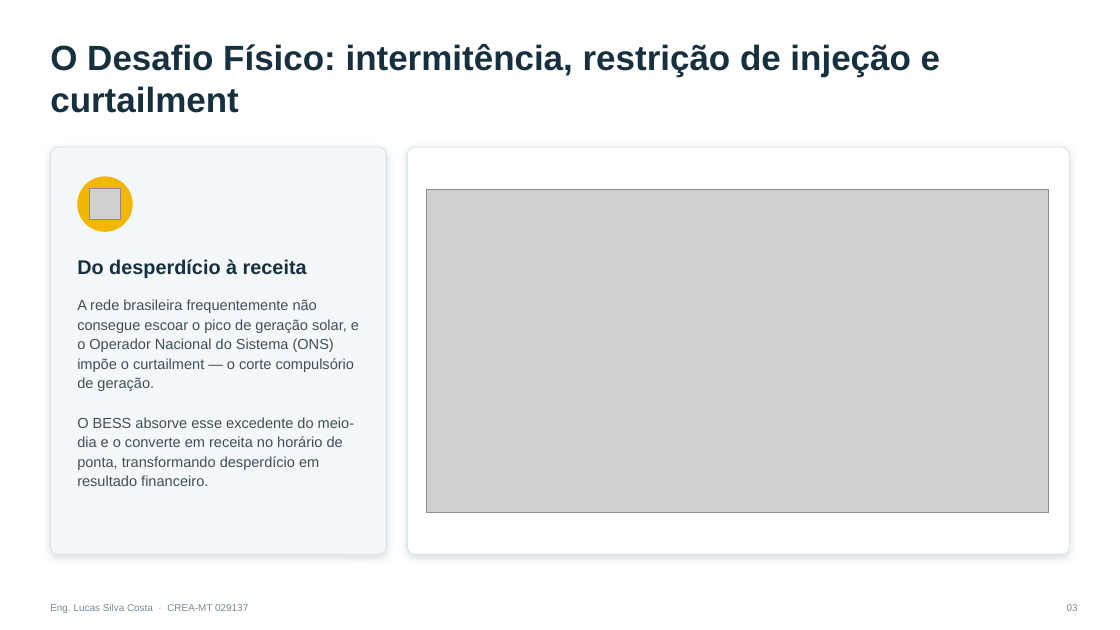
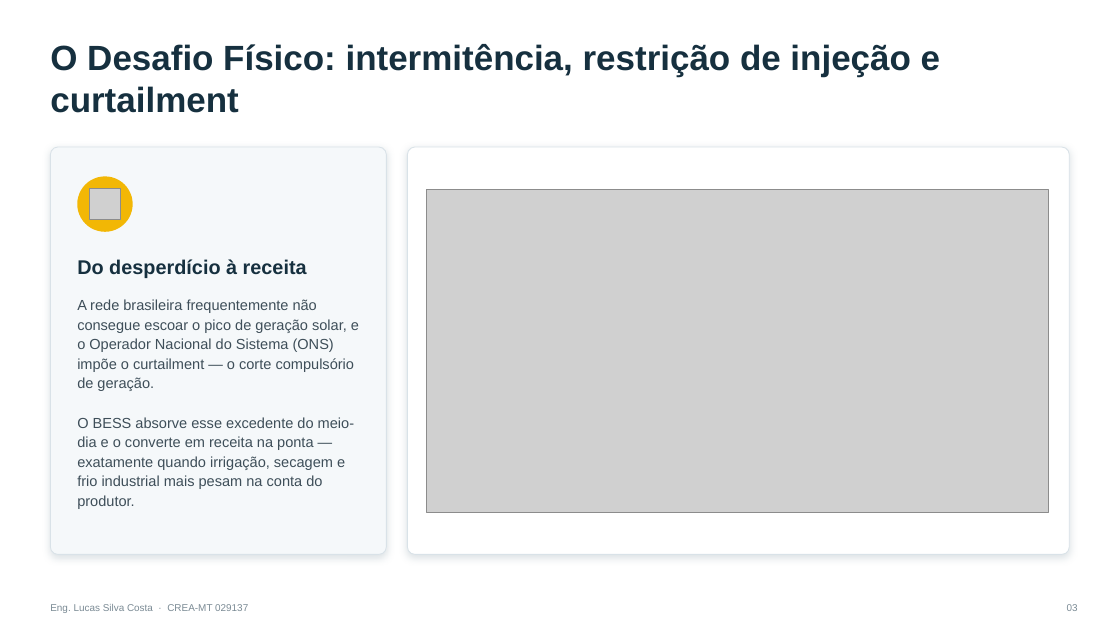
Before and after one commit to Lucas200988/sonare-crm, a slide deck: slide 3 of apresentacoes/BESS_Brasil_Lucas_Silva_Costa.pptx. Drawn at 1120x630 pixels with LibreOffice and Linux fonts; fonts in the diff are those of the drawing; grey boxes stand for pictures. Boxes give left, top, right and bottom in pixels: in the first picture for what was removed or moved away, otherwise in the second. Text is boxed around its words. In the diff, an @@ line names an element or a change of style, - is before the commit and + after.

```diff
--- a/apresentacoes/BESS_Brasil_Lucas_Silva_Costa.pptx
+++ b/apresentacoes/BESS_Brasil_Lucas_Silva_Costa.pptx
@@ text at (77,417,354,509): text changed @@
-O BESS absorve esse excedente do meio-dia e o converte em receita no horário de ponta, transformando desperdício em resultado financeiro.
+O BESS absorve esse excedente do meio-dia e o converte em receita na ponta — exatamente quando irrigação, secagem e frio industrial mais pesam na conta do produtor.
```
Also in this commit, not shown: 7 other slides changed.
